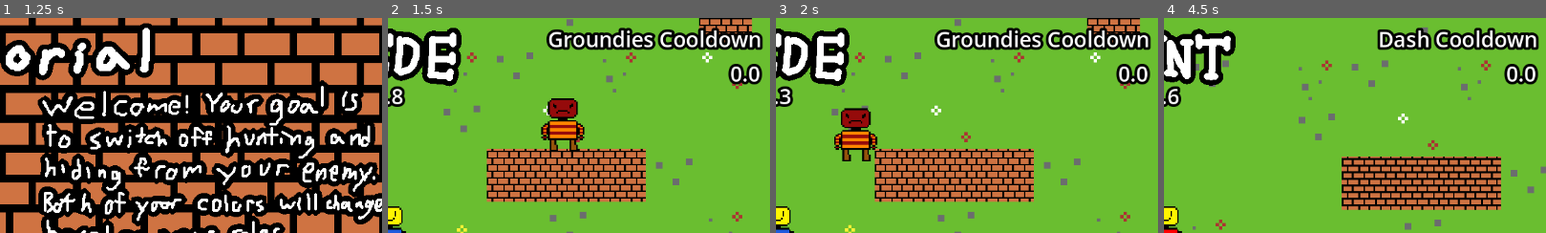
Above: before the commit, frames 1-4 (left to right).
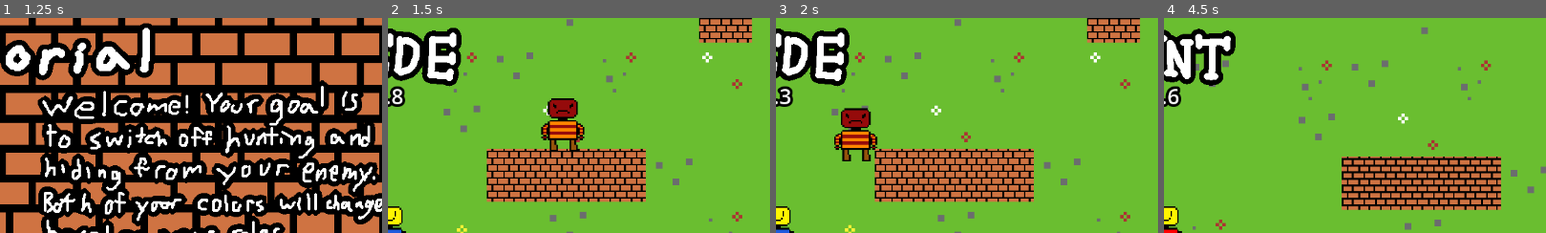
Above: after the commit, the same moments.

Repository: LegoMaster7001/fargo-game-jam-2025
Game: Godot game, scene res://Scenes/main_menu.tscn
Same seed, same stepped clock (60 frames per second), same inputs: the game is played once before the commit and once after it. Sound files missing from this copy of the repository are replaced by a short silence.
Inputs:
- Up to frame 1 (1.25 s): tap Enter at 0.5 s; hold D (move_right) from 0.53 s (still down); hold Space (call_groundies) from 0.53 s (still down)
- Up to frame 2 (1.5 s): release D (move_right) at 1.28 s; release Space (call_groundies) at 1.28 s; hold S (move_down) from 1.28 s (still down); tap E at 1.35 s
- Up to frame 3 (2 s): keep holding S (move_down)
- Up to frame 4 (4.5 s): release S (move_down) at 2.03 s; hold D (move_right) 2.03-2.78 s; hold Space (call_groundies) 2.03-2.78 s; hold W (move_up) 2.78-3.53 s; tap E at 2.85, 4.35 s; hold Space (call_groundies) 3.53-4.28 s; hold A (move_left) from 3.53 s (still down)
The pictures show only the part of the screen within x 50-100%, y 0-50%; the shares and areas given below are measured in that part.

Frame 1 is identical in both runs. In frame 2, 5.4% of the frame differs, in the area x 41-99%, y 4-32%; in frame 3, 5.4%; in frame 4, 4.3%.

Commit message:
made cooldown timer invisible when not in use

Diff:
--- a/Scripts/Player.gd
+++ b/Scripts/Player.gd
@@ -63,8 +63,6 @@
 	changeSprites()
 
 func _get_cooldown_time():
-	if (Global.player_is_hunter):
-		return $DashCooldownTimer.time_left
 	if (Global.player_is_hunted):
 		return
-	return $DashCooldownTimer.time_left
+	return $DashCooldownTimer
--- a/Scripts/groundies_area.gd
+++ b/Scripts/groundies_area.gd
@@ -39,4 +39,4 @@
 		ShapeToAdd = meshes[local_shape_index]
 
 func _get_cooldown_timer():
-	return $groundiesCooldownTimer.time_left
+	return $groundiesCooldownTimer
--- a/Scripts/hud.gd
+++ b/Scripts/hud.gd
@@ -30,10 +30,10 @@
 
 func _physics_process(delta: float) -> void:
 	time_label.text = TIME_FORMAT % [Global.chase_timer.time_left]
-	cooldown_timer_label.text = TIME_FORMAT % [currentCooldownTimer()]
-	cooldown_label.text = currentCooldownName()
 	var player_to_enemy := player.position.direction_to(enemy.position)
 	compass.update_needle(player_to_enemy, delta)
+
+	AbilityCooldownVisibility()
 	tagCooldownTimerVisibility()
 
 func _on_groundies_called(isInAreaWhenGroundies):
@@ -102,3 +102,13 @@
 	else:
 		tag_cooldown_label.visible = true
 	tag_cooldown_label.text = "tag cooldown : "+ TIME_FORMAT % [currentTagCooldownTimer()]
+
+func AbilityCooldownVisibility():
+	if currentCooldownTimer().is_stopped():
+		cooldown_timer_label.visible = false
+		cooldown_label.visible = false
+	else:
+		cooldown_timer_label.visible = true
+		cooldown_label.visible = true
+	cooldown_timer_label.text = TIME_FORMAT % [currentCooldownTimer().time_left]
+	cooldown_label.text = currentCooldownName()
